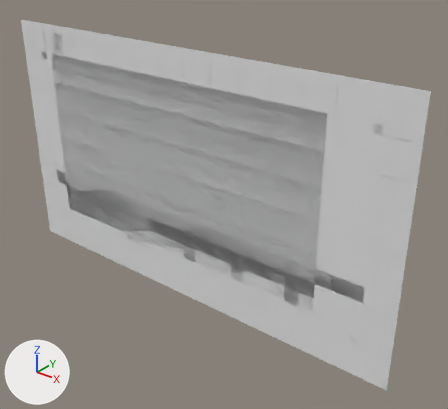
The OBJ model Assets/Tiled2Unity/Meshes/tiled.obj, before and after one commit.
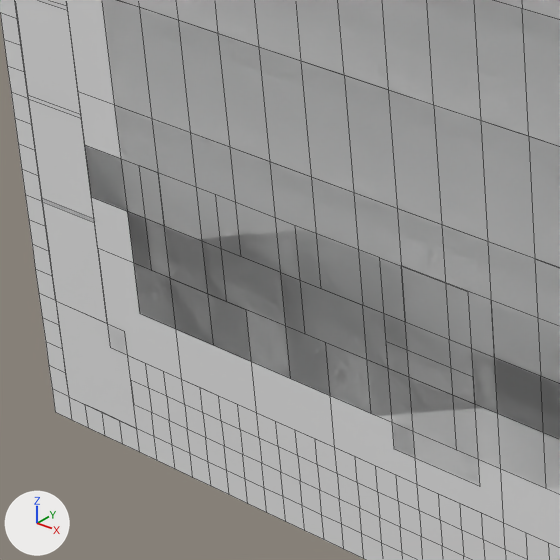
Each version is shown whole from a 50 mm lens placed at (613.0, -1692.0, 473.0), pointed at (-802.0, 77.0, -624.0), then close up on the part from 8% to 37% of the width and 33% to 65% of the height. The lights are fixed; the arrows at lower left show +X, +Y and +Z. The close-ups show mesh edges as thin lines. Where no turn or scale is listed for an object, it has been applied to the vertices.

Names of what the first close-up shows: 'tiled'.
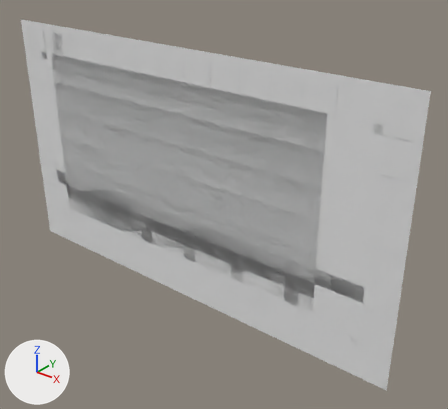
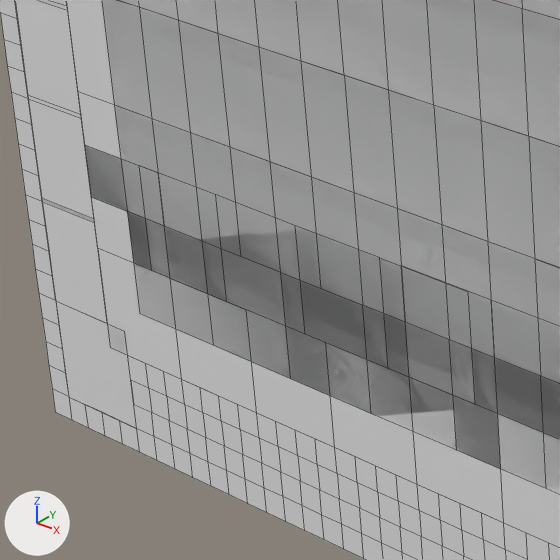
What changed in the scene script:
```text
Change me_tiled:
    where me_tiled.from_pydata(...)  # 810 vertices, 522 faces; spans x -1920.0..0.0, y 0.0, z -1088.0..0.0
    used by ob_tiled; location = (0.0, 0.0, 0.0)
    me_tiled part 1: the loose piece of 4 vertices spanning x -1312.0..-1184.0, y 0.0, z -928.0..-800.0 is deleted
```

Where the change shows, as pixel boxes [x1, y1, x2, y2] in the close-ups (560 x 560 px):
part 1 of me_tiled, deleted: before [393, 424, 480, 486]
